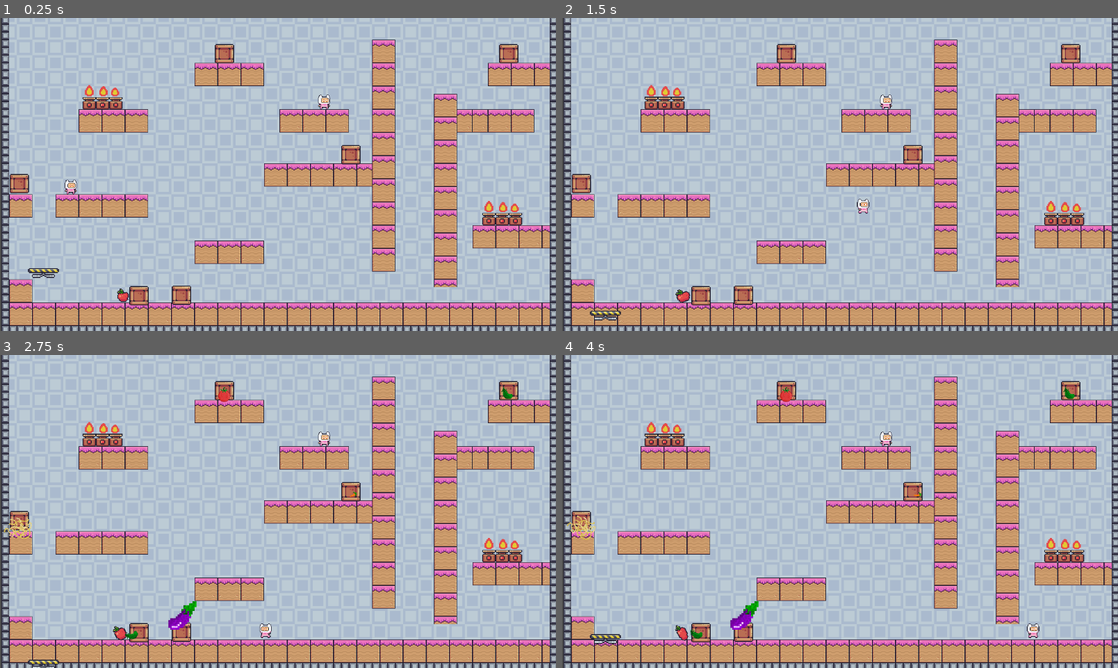
Above: before the commit, frames 1-4 (two rows, left to right).
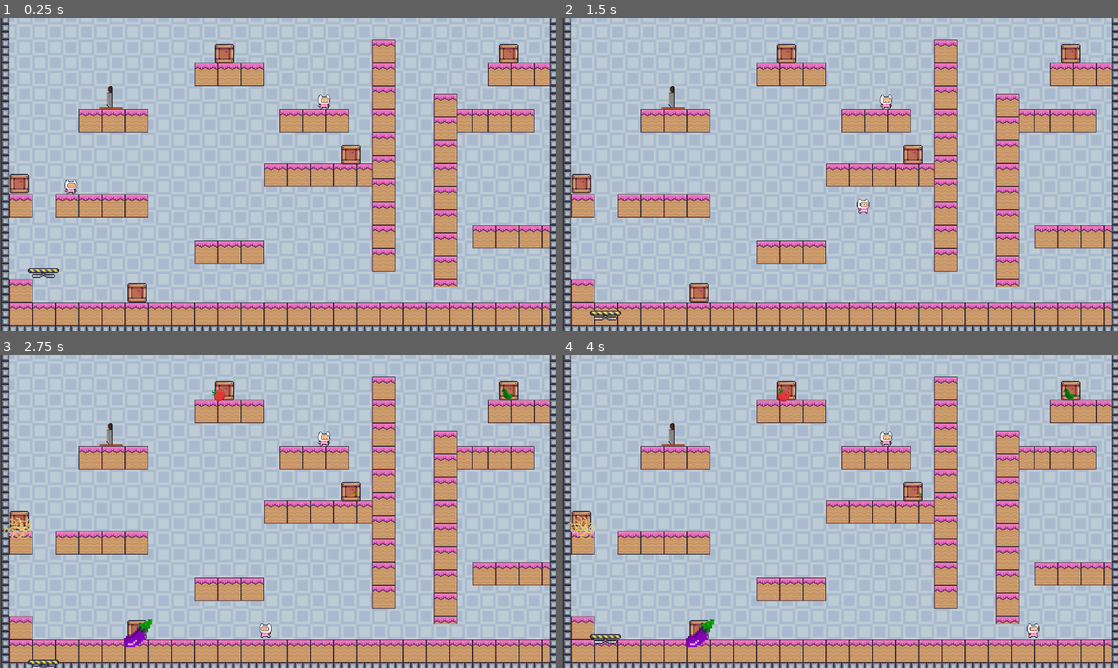
Above: after the commit, the same moments.

Repository: queer-frogs/undercooked
Game: Godot game, scene res://node.tscn
The game is run twice, just before and just after one commit, with the same random seed, the same clock (stepped at 60 frames per second) and the same inputs.
Inputs:
- Up to frame 1 (0.25 s): no input
- Up to frame 2 (1.5 s): hold Right (move_right_1) from 0.53 s (still down); tap U (use) at 0.6 s; tap Shift (jump_1) at 0.77 s; tap Alt (dash_1) at 1.35 s
- Up to frame 3 (2.75 s): tap Shift (jump_1) at 1.52 s; tap U (use) at 1.55, 2.3 s; release Right (move_right_1) at 2.03 s; hold Left (move_left_1) from 2.03 s (still down); tap Q (dash_2) at 2.1 s
- Up to frame 4 (4 s): release Left (move_left_1) at 2.78 s; hold Right (move_right_1) from 2.78 s (still down); tap E (interact) at 2.85 s; tap Shift (jump_1) at 3.02, 3.77 s; tap U (use) at 3.05, 3.6 s

The runs differ from the first frame. In frame 1, 1.3% of the frame differs, in the area x 14-94%, y 21-92%; in frame 2, 1.3%; in frame 3, 1.7%, in the area x 14-94%, y 10-94%; in frame 4, 1.7%.

Commit message:
essai cutting board

Diff:
--- a/Box.tscn
+++ b/Box.tscn
@@ -7,6 +7,8 @@
 size = Vector2(43.5, 41.5)
 
 [node name="Box" type="RigidBody2D"]
+collision_layer = 4
+collision_mask = 6
 freeze = true
 script = ExtResource("1_ey72t")
 ingredient_type = "Zucchini"
--- a/Ingredient.gd
+++ b/Ingredient.gd
@@ -1,10 +1,10 @@
 extends Item
 class_name Ingredient
 
-var wokResult: String = "none"
-var boilResult: String = "none"
-var chopResult: String = "none"
-var itemType: String = "none"
+var wokResult: String = "coal"
+var boilResult: String = "coal"
+var chopResult: String = "coal"
+var itemType: String = "coal"
 var originBox: Box = null
 var regenerated: bool = false
 
@@ -21,10 +21,9 @@
 		chopResult = "choppedTomato"
 	elif itemType == "Noodles":
 		$Sprite.play("noodles")
-		chopResult = "coal"
+		boilResult = "boiledNoodles"
 	elif itemType == "coal":
 		$Sprite.play("coal")
-		chopResult = "coal"
 	elif itemType == "Eggplant":
 		$Sprite.play("eggplant")
 		chopResult = "choppedEggplant"
@@ -33,7 +32,10 @@
 		chopResult = "choppedCarrot"
 	elif itemType == "choppedCarrot":
 		$Sprite.play("choppedCarrot")
-		chopResult = "choppedCarrot"
+		wokResult = "cookededCarrots"
+	elif itemType == "choppedEggplant":
+		$Sprite.play("choppedEggplant")
+		wokResult = "cookededEggplant"
 	else:
 		printerr("Error : the type provided is not supported.")
 
--- a/Machine.gd
+++ b/Machine.gd
@@ -12,6 +12,14 @@
 func _init():
 	pass
 
+func setup():
+	if type == "chop":
+		$AnimatedSprite2D.play("chop")
+	elif type == "wok":
+		$AnimatedSprite2D.play("wok")
+	elif type == "boil":
+		$AnimatedSprite2D.play("boil")
+
 func start_use():
 	timer_on = true
 
@@ -20,12 +28,21 @@
 	if necessaryTime <= ellapsedtime and ellapsedtime <= (necessaryTime + 5) :
 		$TimerLabel.text = ""
 		ellapsedtime = 0
-		object.setup("banana", object.global_position, object.originBox)
+
+		if object.itemType == "chop":
+			object.setup(object.chopResult, object.global_position, object.originBox)
+
+		elif object.itemType == "boil":
+			object.setup(object.boilResult, object.global_position, object.originBox)
+
+		elif object.itemType == "cook":
+			object.setup(object.cookResult, object.global_position, object.originBox)
+
 
 	elif ellapsedtime > (necessaryTime + 5) :
 		$TimerLabel.text = ""
 		ellapsedtime = 0
-		#object.setup(, object.global_position, object.box)
+		object.setup("coal", object.global_position, object.originBox)
 
 	object.visible = true
 	var white = Color(1.0,1.0,1.0,1.0)
@@ -35,7 +52,7 @@
 
 # Called when the node enters the scene tree for the first time.
 func _ready():
-	pass # Replace with function body.
+	setup()
 
 
 # Called every frame. 'delta' is the elapsed time since the previous frame.
--- a/Machine.tscn
+++ b/Machine.tscn
@@ -1,10 +1,29 @@
-[gd_scene load_steps=6 format=3 uid="uid://rnl0nqct56jw"]
+[gd_scene load_steps=9 format=3 uid="uid://rnl0nqct56jw"]
 
 [ext_resource type="Script" path="res://Machine.gd" id="1_cnjhw"]
 [ext_resource type="Texture2D" uid="uid://bt2bne1eew7t2" path="res://assets_temporaires/Traps/Fire/On (16x32).png" id="2_i1b3t"]
+[ext_resource type="Texture2D" uid="uid://dww85f70bkko2" path="res://vrais assets/pot uncooked-1.png.png" id="2_lb4yq"]
+[ext_resource type="Texture2D" uid="uid://cclmwcqwue4" path="res://vrais assets/cutting table unused-1.png.png" id="3_0mxg4"]
+[ext_resource type="Texture2D" uid="uid://xdrncb46t7ev" path="res://vrais assets/empty pan-1.png.png" id="5_yr88j"]
 
 [sub_resource type="SpriteFrames" id="SpriteFrames_betbo"]
 animations = [{
+"frames": [{
+"duration": 1.0,
+"texture": ExtResource("2_lb4yq")
+}],
+"loop": true,
+"name": &"boil",
+"speed": 5.0
+}, {
+"frames": [{
+"duration": 1.0,
+"texture": ExtResource("3_0mxg4")
+}],
+"loop": true,
+"name": &"chop",
+"speed": 5.0
+}, {
 "frames": [{
 "duration": 1.0,
 "texture": ExtResource("2_i1b3t")
@@ -12,13 +31,21 @@
 "loop": true,
 "name": &"machine",
 "speed": 17.0
+}, {
+"frames": [{
+"duration": 1.0,
+"texture": ExtResource("5_yr88j")
+}],
+"loop": true,
+"name": &"wok",
+"speed": 5.0
 }]
 
 [sub_resource type="RectangleShape2D" id="RectangleShape2D_l8n7r"]
-size = Vector2(43.1307, 32.9903)
+size = Vector2(29.3313, 33.7379)
 
 [sub_resource type="RectangleShape2D" id="RectangleShape2D_ty2j2"]
-size = Vector2(107.481, 75.3252)
+size = Vector2(74.8285, 65.1974)
 
 [node name="Machine" type="RigidBody2D"]
 position = Vector2(58, 42)
@@ -28,15 +55,14 @@
 
 [node name="AnimatedSprite2D" type="AnimatedSprite2D" parent="."]
 texture_filter = 1
-position = Vector2(7.5, -6.8)
-scale = Vector2(1.71875, 1.6375)
+position = Vector2(-9, -9)
+scale = Vector2(0.851562, 0.74375)
 sprite_frames = SubResource("SpriteFrames_betbo")
-animation = &"machine"
-frame_progress = 0.7
+animation = &"wok"
 
 [node name="CollisionShape2D" type="CollisionShape2D" parent="."]
 light_mask = 3
-position = Vector2(7.56218, -6.8294)
+position = Vector2(-8.5, -10.5853)
 scale = Vector2(1.87513, 1.56588)
 shape = SubResource("RectangleShape2D_l8n7r")
 
@@ -46,7 +72,7 @@
 collision_mask = 3
 
 [node name="CollisionShape2D" type="CollisionShape2D" parent="UseArea"]
-position = Vector2(7, -7)
+position = Vector2(-10.5, -7.5)
 rotation = -0.00263442
 shape = SubResource("RectangleShape2D_ty2j2")
 
--- a/ingredient.tscn
+++ b/ingredient.tscn
@@ -403,7 +403,7 @@
 texture_filter = 1
 scale = Vector2(0.975, 0.975)
 sprite_frames = SubResource("SpriteFrames_p6m21")
-animation = &"eggplant"
+animation = &"choppedEggplant"
 
 [node name="PickArea" type="Area2D" parent="."]
 collision_layer = 2
--- a/node.tscn
+++ b/node.tscn
@@ -1,11 +1,10 @@
-[gd_scene load_steps=13 format=3 uid="uid://byx12llv7aqv1"]
+[gd_scene load_steps=12 format=3 uid="uid://byx12llv7aqv1"]
 
 [ext_resource type="Texture2D" uid="uid://ct4g2y2krmr1c" path="res://Blue.png" id="1_5xulf"]
 [ext_resource type="Script" path="res://node.gd" id="1_ku0r5"]
 [ext_resource type="Texture2D" uid="uid://v06exrj5qf7g" path="res://Terrain (16x16).png" id="2_rmpv8"]
 [ext_resource type="PackedScene" uid="uid://bpykeyknnfm0b" path="res://main_character.tscn" id="3_2jxds"]
 [ext_resource type="PackedScene" uid="uid://clue6jsscl3fd" path="res://Box.tscn" id="6_hyvq5"]
-[ext_resource type="PackedScene" uid="uid://boj27qlbd1g2l" path="res://Item.tscn" id="6_rdx3k"]
 [ext_resource type="Script" path="res://Moving Platform.gd" id="8_5e3ai"]
 [ext_resource type="PackedScene" uid="uid://rnl0nqct56jw" path="res://Machine.tscn" id="8_awvib"]
 [ext_resource type="Texture2D" uid="uid://br0dobf4euyag" path="res://Off.png" id="9_t5y06"]
@@ -500,19 +499,49 @@
 format = 2
 layer_0/tile_data = PackedInt32Array(196679, 786432, 4, 262215, 786432, 4, 2424833, 393216, 8, 2490369, 393216, 9, 2555 …(17800 unchanged characters)…
 
-[node name="Box" parent="." instance=ExtResource("6_hyvq5")]
-position = Vector2(376, 584)
-collision_layer = 2
-collision_mask = 6
-ingredient_type = "banana"
-
-[node name="Machine" parent="." instance=ExtResource("8_awvib")]
-texture_filter = 2
-position = Vector2(1033, 414)
+[node name="Moving Platform" type="AnimatableBody2D" parent="."]
+position = Vector2(79, 493)
+script = ExtResource("8_5e3ai")
+distance = Vector2(0, 133)
+phase_time = 10.0
+phase_offset = 0.667
+
+[node name="Sprite2D" type="Sprite2D" parent="Moving Platform"]
+texture_filter = 1
+position = Vector2(11, 16)
+scale = Vector2(2, 2)
+texture = ExtResource("9_t5y06")
+
+[node name="CollisionShape2D" type="CollisionShape2D" parent="Moving Platform"]
+position = Vector2(10.5, 16.5)
+shape = SubResource("RectangleShape2D_2tjrm")
+metadata/_edit_group_ = true
+
+[node name="ChoppingBoard" parent="." instance=ExtResource("8_awvib")]
+position = Vector2(239, 150)
+type = "chop"
 necessaryTime = 5
 
-[node name="Character1" parent="." instance=ExtResource("3_2jxds")]
-position = Vector2(-29, 7)
+[node name="Box of Tomatoes" parent="." instance=ExtResource("6_hyvq5")]
+position = Vector2(465, 84)
+ingredient_type = "Tomato"
+
+[node name="Box of Zucchini" parent="." instance=ExtResource("6_hyvq5")]
+position = Vector2(1054, 84)
+
+[node name="Box of Noodles" parent="." instance=ExtResource("6_hyvq5")]
+position = Vector2(40, 353)
+ingredient_type = "Noodles"
+
+[node name="Box of Carrots" parent="." instance=ExtResource("6_hyvq5")]
+position = Vector2(727, 293)
+ingredient_type = "Carrot"
+
+[node name="Box of Eggplants" parent="." instance=ExtResource("6_hyvq5")]
+position = Vector2(284, 579)
+ingredient_type = "Eggplant"
+
+[node name="Boxes" type="Node" parent="."]
 
 [node name="Character2" parent="." instance=ExtResource("3_2jxds")]
 position = Vector2(496, -169)
@@ -523,52 +552,5 @@
 input_down = "down_2"
 input_dash = "dash_2"
 
-[node name="Moving Platform" type="AnimatableBody2D" parent="."]
-position = Vector2(79, 493)
-script = ExtResource("8_5e3ai")
-distance = Vector2(0, 133)
-phase_time = 10.0
-phase_offset = 0.667
-
-[node name="Sprite2D" type="Sprite2D" parent="Moving Platform"]
-texture_filter = 1
-position = Vector2(11, 16)
-scale = Vector2(2, 2)
-texture = ExtResource("9_t5y06")
-
-[node name="CollisionShape2D" type="CollisionShape2D" parent="Moving Platform"]
-position = Vector2(10.5, 16.5)
-shape = SubResource("RectangleShape2D_2tjrm")
-metadata/_edit_group_ = true
-
-[node name="Item" parent="." instance=ExtResource("6_rdx3k")]
-position = Vector2(256, 578)
-
-[node name="Box2" parent="." instance=ExtResource("6_hyvq5")]
-position = Vector2(288, 585)
-
-[node name="ChoppingBoard" parent="." instance=ExtResource("8_awvib")]
-position = Vector2(205, 126)
-type = "chop"
-necessaryTime = 5
-
-[node name="Box of Tomatoes" parent="." instance=ExtResource("6_hyvq5")]
-position = Vector2(465, 84)
-ingredient_type = "Tomato"
-
-[node name="Box of Zucchini" parent="." instance=ExtResource("6_hyvq5")]
-position = Vector2(1054, 84)
-
-[node name="Box of Noodles" parent="." instance=ExtResource("6_hyvq5")]
-position = Vector2(40, 353)
-ingredient_type = "Noodles"
-
-[node name="Box of Carrots" parent="." instance=ExtResource("6_hyvq5")]
-position = Vector2(727, 293)
-ingredient_type = "Carrot"
-
-[node name="Box of Eggplants" parent="." instance=ExtResource("6_hyvq5")]
-position = Vector2(1649, 443)
-ingredient_type = "Eggplant"
-
-[node name="Boxes" type="Node" parent="."]
+[node name="Character1" parent="." instance=ExtResource("3_2jxds")]
+position = Vector2(-29, 7)
